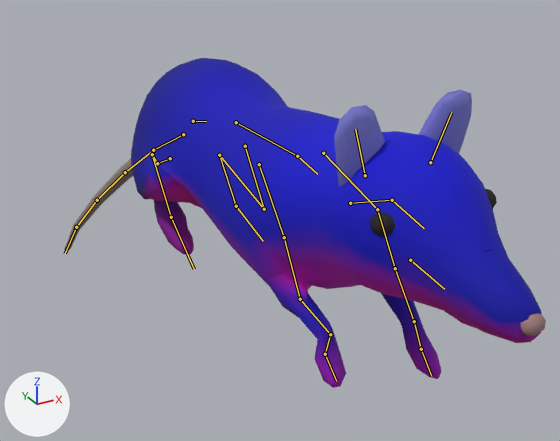
A saved change to the glTF model assets/beast_rodent.glb.
Both versions are drawn from a 50 mm lens placed at (-0.159, -0.313, 0.19), pointed at (0.032, 0.033, 0.017). The axes (+X, +Y, +Z) are drawn at lower left. The lights are the same throughout. The older version comes first. Both versions are drawn at frame 3 of the action 'run'; the numbers are the values there. The bones that bend it are drawn over the model as lines.

Names of what the first picture shows: 'beast_rodent_fur', 'beast_rodent_horn'.
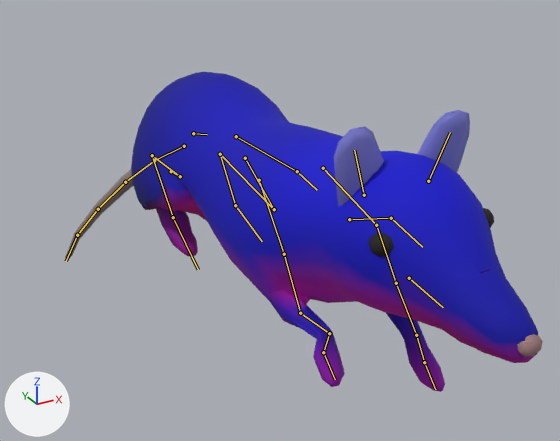
Where the change shows, as pixel boxes (x1, y1, x2, y2) in the pictures (560 x 441 px):
'beast_rodent_fur', posed
    before: (131, 58, 542, 388)
    after: (131, 72, 538, 392)
'beast_rodent_horn', posed
    before: (64, 158, 546, 336)
    after: (65, 169, 543, 357)
bone 'pelvis', root to tip
    before: (193, 121) to (206, 121)
    after: (193, 133) to (207, 134)
bone 'upperarm.L', root to tip
    before: (377, 209) to (395, 268)
    after: (376, 225) to (396, 283)
bone 'forearm.R', root to tip
    before: (300, 299) to (330, 334)
    after: (300, 313) to (329, 333)
bone 'wrist.R', root to tip
    before: (330, 334) to (325, 354)
    after: (329, 333) to (323, 352)
bone 'thigh.L', root to tip
    before: (245, 146) to (264, 209)
    after: (245, 158) to (274, 209)
bone 'shin.L', root to tip
    before: (264, 209) to (219, 155)
    after: (274, 209) to (220, 154)
bone 'hock.L', root to tip
    before: (219, 155) to (236, 206)
    after: (220, 154) to (235, 205)
bone 'thigh.R', root to tip
    before: (170, 158) to (157, 163)
    after: (171, 171) to (180, 176)
bone 'shin.R', root to tip
    before: (157, 163) to (152, 154)
    after: (180, 176) to (152, 155)
bone 'hock.R', root to tip
    before: (152, 154) to (171, 217)
    after: (152, 155) to (173, 217)

The change in detail:
Bone 'pelvis' (bone_pelvis) moves from (0.0, -0.0012, 0.0046) to (0.0, -0.0029, 0.0114).
Bone 'upperarm.L' (bone_upperarm_l) turns from (-49, 0, 0) to (-53, 1, 0) degrees about its own x, y and z.
Bone 'forearm.R' (bone_forearm_r) turns from (20, -1, 2) to (-2, -3, 4) degrees about its own x, y and z.
Bone 'wrist.R' (bone_wrist_r) turns from (104, 0, -2) to (123, 0, -3) degrees about its own x, y and z.
Bone 'thigh.L' (bone_thigh_l) turns from (52, 12, 2) to (56, 25, -3) degrees about its own x, y and z.
Bone 'shin.L' (bone_shin_l) turns from (-4, 4, 1) to (-2, 16, 5) degrees about its own x, y and z.
Bone 'hock.L' (bone_hock_l) turns from (-23, 3, 2) to (-27, 10, 9) degrees about its own x, y and z.
Bone 'thigh.R' (bone_thigh_r) turns from (-50, 24, 4) to (-50, 10, -1) degrees about its own x, y and z.
Bone 'shin.R' (bone_shin_r) turns from (65, 1, 7) to (71, 2, 1) degrees about its own x, y and z.
Bone 'hock.R' (bone_hock_r) turns from (27, -7, -8) to (18, 0, -2) degrees about its own x, y and z.
